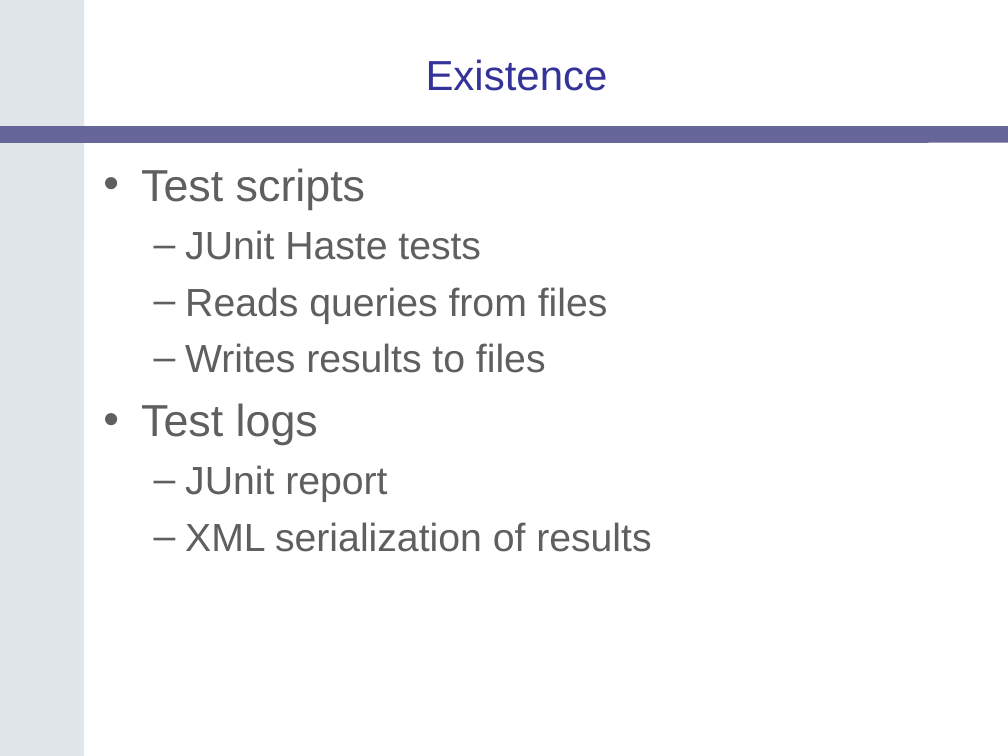
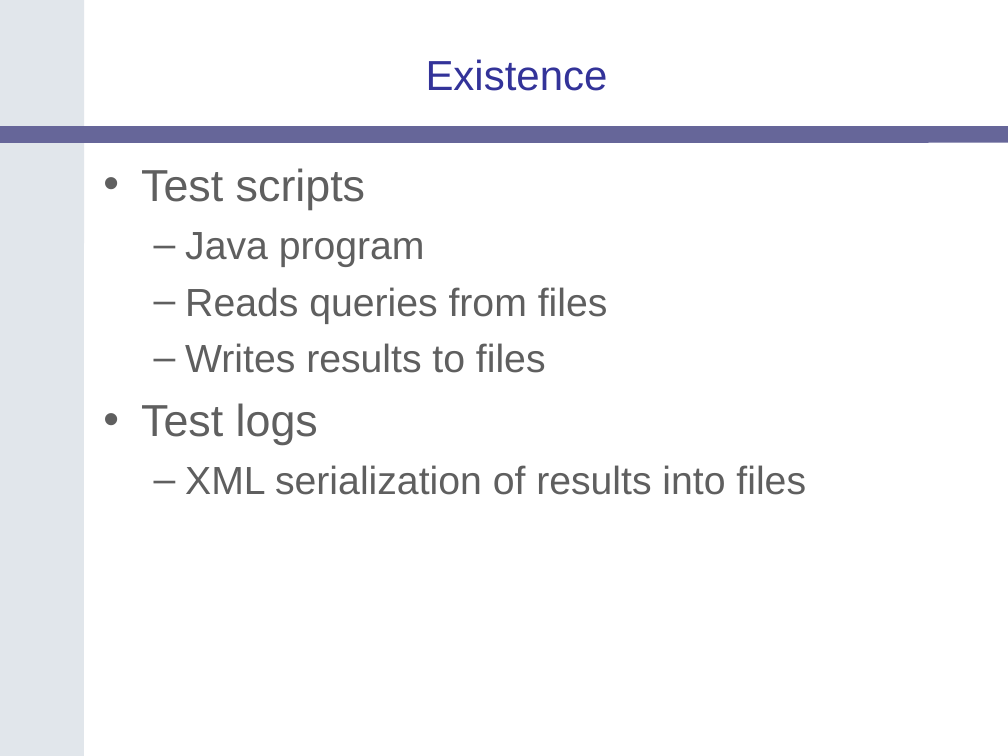
Before and after one commit to NCIP/catrip, a slide deck: slide 28 of catrip/documentation/presentations/silver_review_2006_12_08/catrip_silver_review.ppt. Drawn at 1008x756 pixels with LibreOffice and Linux fonts; fonts in the diff are those of the drawing; background and template pictures are left out. Boxes give left, top, right and bottom in pixels: in the first picture for what was removed or moved away, otherwise in the second. Text is boxed around its words. In the diff, an @@ line names an element or a change of style, - is before the commit and + after.

```diff
--- a/catrip/documentation/presentations/silver_review_2006_12_08/catrip_silver_review.ppt
+++ b/catrip/documentation/presentations/silver_review_2006_12_08/catrip_silver_review.ppt
@@ text at (185,232,425,267): text changed @@
-  – JUnit Haste tests
+  – Java program
@@ text at (185,465,806,495): text changed @@
-  – JUnit report
-  – XML serialization of results
+  – XML serialization of results into files
```
Also in this commit, not shown: 1 other slide changed.
